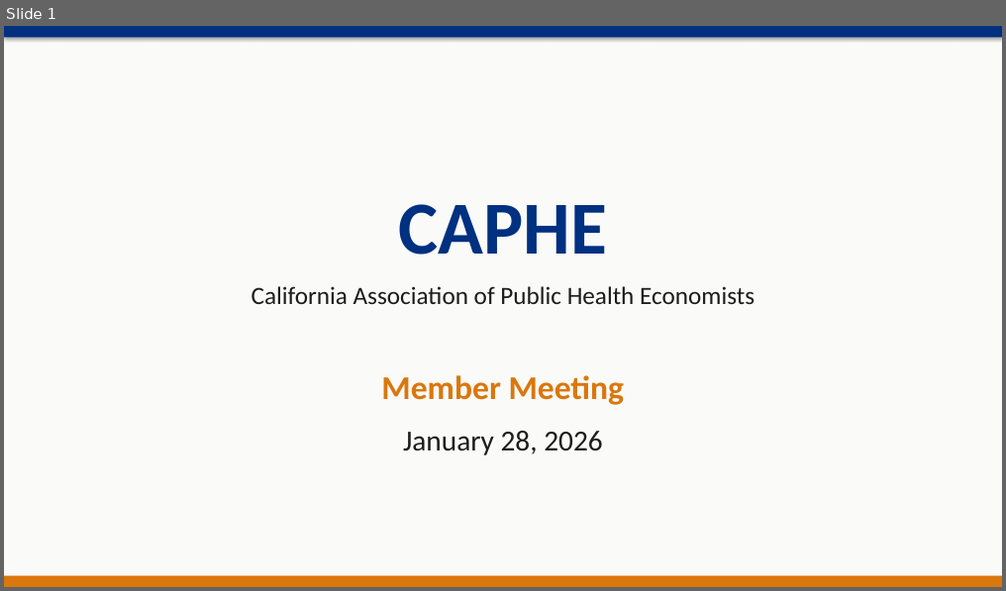
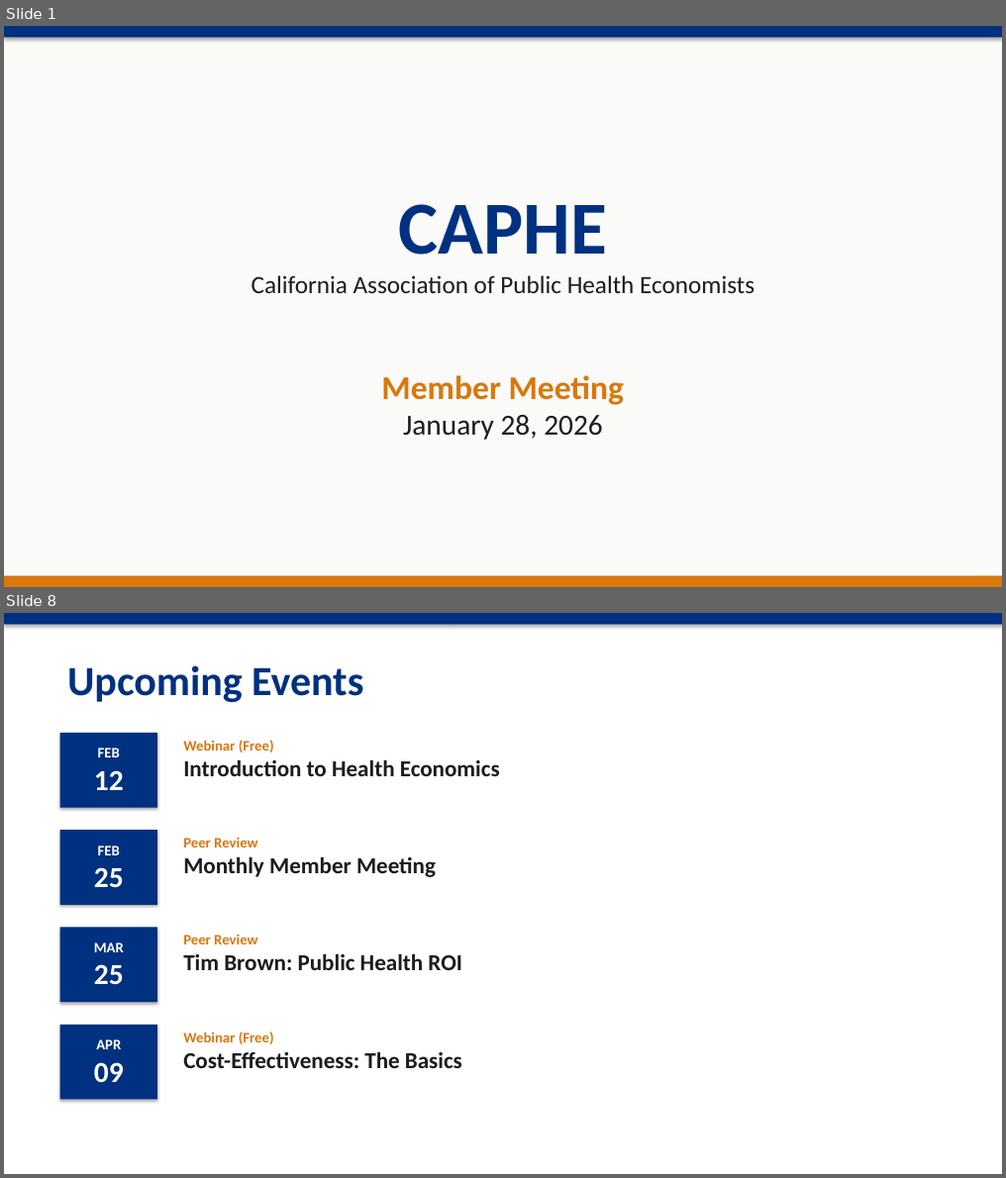
Before and after one commit to dphdame/caphe-website, a slide deck: outputs/presentations/CAPHE_Meeting_2026-01-28.pptx. Shown one above the other, each under a label of ours: slide 1 before the commit, slides 1 and 8 after it; the slides between them are not shown. The pictures are 1006x591 and 1006x1178 pixels, drawn with LibreOffice and Linux fonts; fonts in the diff are those of the drawing. Boxes give left, top, right and bottom in pixels: in the first picture for what was removed or moved away, otherwise in the second. Text is boxed around its words. In the diff, an @@ line names an element or a change of style, - is before the commit and + after.

```diff
--- a/outputs/presentations/CAPHE_Meeting_2026-01-28.pptx
+++ b/outputs/presentations/CAPHE_Meeting_2026-01-28.pptx
@@ slide 8 added at box(4, 613, 1002, 1174), background #FFFFFF @@
@@ rectangle added at box(4, 613, 1002, 624), fill #003080 @@
@@ text added at box(67, 665, 363, 702), 40 pt, text #003080, bold @@
+Upcoming Events
@@ rectangle added at box(60, 733, 157, 808), fill #003080 @@
@@ text added at box(94, 748, 124, 790), 14 pt, text #FFFFFF, bold @@
+FEB
+12
@@ text added at box(183, 740, 500, 776), 22 pt, text #1C1C1C, bold @@
+Webinar (Free)
+Introduction to Health Economics
@@ rectangle added at box(60, 830, 157, 905), fill #003080 @@
@@ text added at box(94, 846, 124, 888), 14 pt, text #FFFFFF, bold @@
+FEB
+25
@@ text added at box(183, 837, 436, 877), 22 pt, text #1C1C1C, bold @@
+Peer Review
+Monthly Member Meeting
@@ rectangle added at box(60, 928, 157, 1002), fill #003080 @@
@@ text added at box(183, 934, 462, 970), 22 pt, text #1C1C1C, bold @@
+Peer Review
+Tim Brown: Public Health ROI
@@ text added at box(94, 943, 124, 985), 14 pt, text #FFFFFF, bold @@
+MAR
+25
@@ rectangle added at box(60, 1025, 157, 1100), fill #003080 @@
@@ text added at box(94, 1040, 124, 1083), 14 pt, text #FFFFFF, bold @@
+APR
+09
@@ text added at box(183, 1032, 462, 1068), 22 pt, text #1C1C1C, bold @@
+Webinar (Free)
+Cost-Effectiveness: The Basics
@@ slide 1 changed as well @@
@@ text at box(252, 275, 754, 293): less space between paragraphs @@
@@ text at box(403, 415, 602, 440): less space between paragraphs @@
```
Also in this commit, not shown: 1 other slide changed, 6 other slides added, 2 slides removed, 6 other files.
